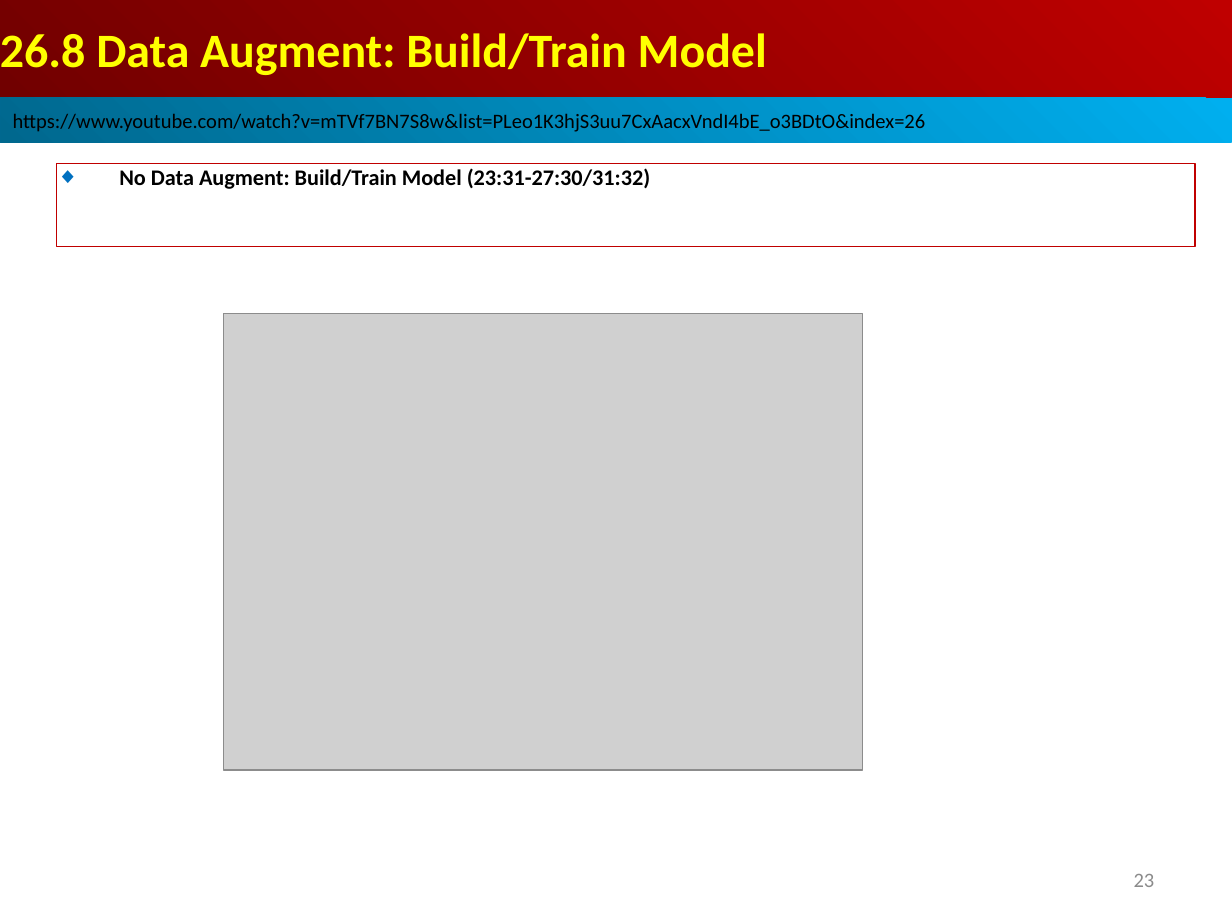
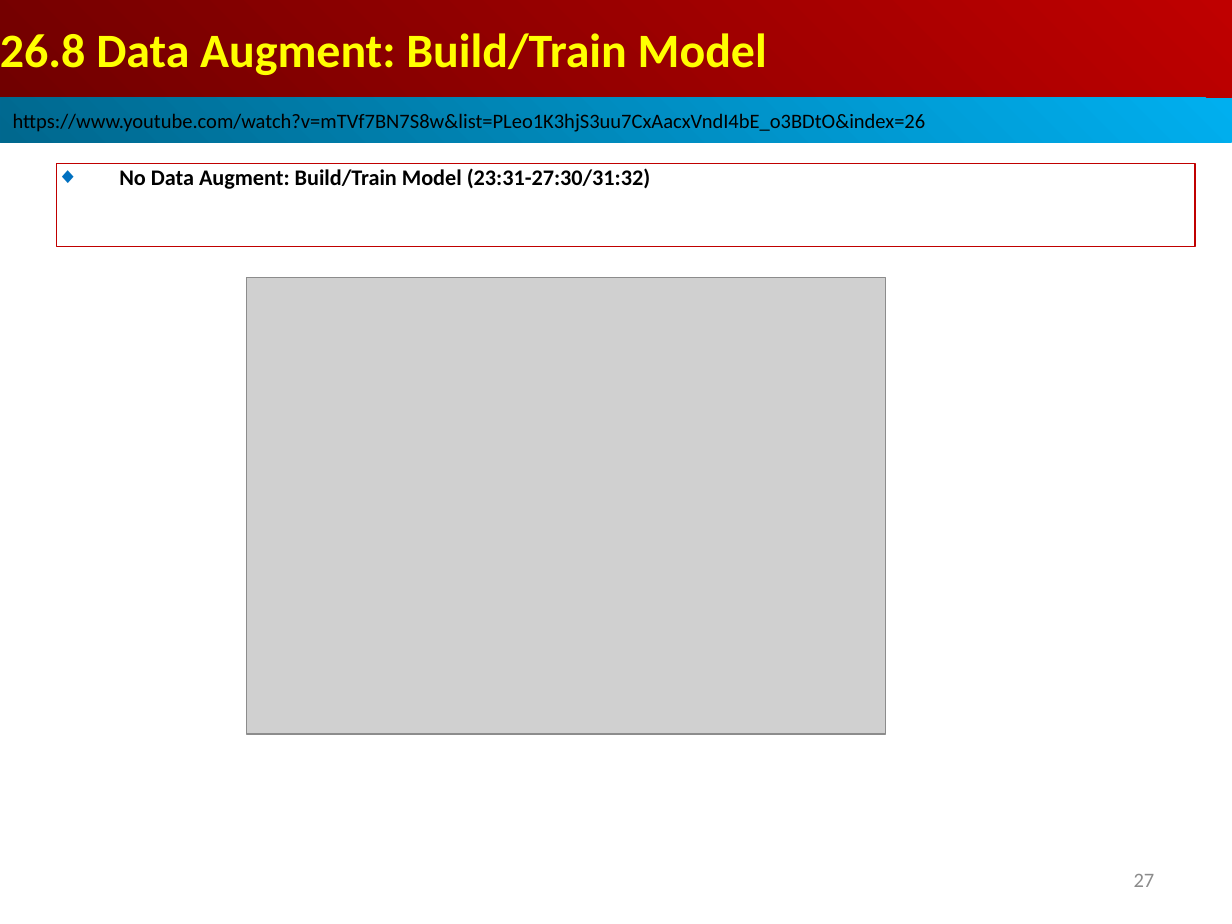
Before and after one commit to peterhchen/AIU_CS512_DL, a slide deck: slide 27 of 000_Lecture_Project/week13/01_Lecture/26_Data_Agument.ppt (slide 23 before the commit). Drawn at 1232x924 pixels with LibreOffice and Linux fonts; fonts in the diff are those of the drawing; grey boxes stand for pictures. Boxes give left, top, right and bottom in pixels: in the first picture for what was removed or moved away, otherwise in the second. Text is boxed around its words. In the diff, an @@ line names an element or a change of style, - is before the commit and + after.

```diff
--- a/000_Lecture_Project/week13/01_Lecture/26_Data_Agument.ppt
+++ b/000_Lecture_Project/week13/01_Lecture/26_Data_Agument.ppt
@@ picture: place and size @@
-picture at bbox=[223, 313, 862, 770]
+picture at bbox=[246, 277, 886, 734]
@@ page number at bbox=[1134, 874, 1155, 887]: text changed @@
-23
+27
```
Also in this commit, not shown: 6 other slides changed, 5 slides added.
